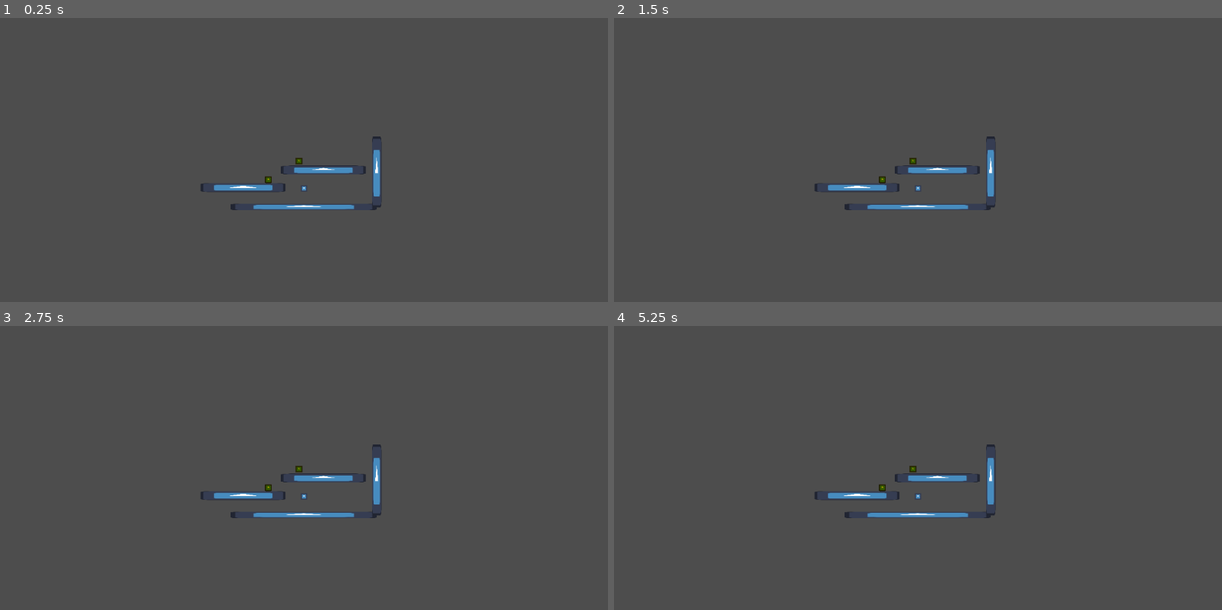
Above: before the commit, frames 1-4 (two rows, left to right).
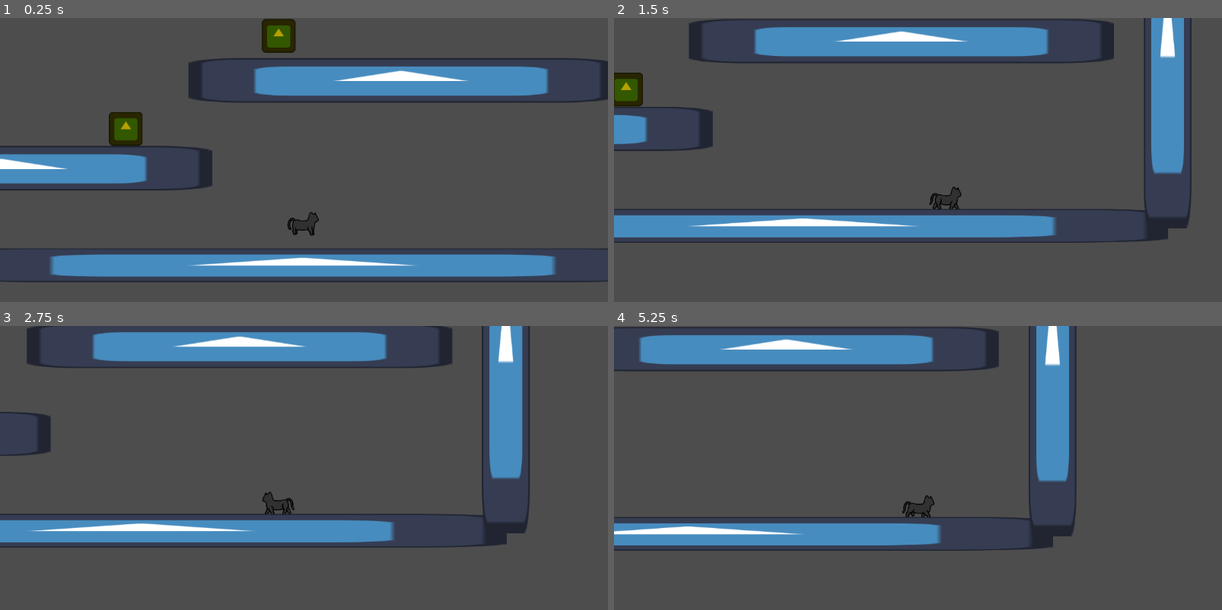
Above: after the commit, the same moments.

Repository: fuzzlea/5-Day-Game-Challenge
Game: Godot game, scene res://Scenes/Test/test.tscn
Same seed, same stepped clock (60 frames per second), same inputs: the game is played once before the commit and once after it. The engine's default icon, where the game draws it, is replaced by a stand-in: a white triangle on a blue panel in a dark square.
Inputs:
- Up to frame 1 (0.25 s): no input
- Up to frame 2 (1.5 s): hold D (Player-MoveRight) from 0.53 s (still down); tap K (Player-Range) at 0.6 s; tap Space (Player-Jump) at 0.77 s; tap J (Player-Mele) at 1.35 s
- Up to frame 3 (2.75 s): tap Space (Player-Jump) at 1.52 s; tap K (Player-Range) at 1.55, 2.1 s; release D (Player-MoveRight) at 2.03 s; hold A (Player-MoveLeft) from 2.03 s (still down)
- Up to frame 4 (5.25 s): release A (Player-MoveLeft) at 2.78 s; hold D (Player-MoveRight) 2.78-4.28 s; tap K (Player-Range) at 2.85, 3.8, 4.35, 5.1 s; tap Space (Player-Jump) at 3.02, 3.77, 4.52 s; tap J (Player-Mele) at 3.6 s; hold A (Player-MoveLeft) 4.28-5.03 s; hold D (Player-MoveRight) from 5.03 s (still down)

The runs differ from the first frame. In frame 1, 20% of the frame differs, in the area x 0-100%, y 0-94%; in frame 2, 20%; in frame 3, 18%; in frame 4, 16%.
Error before the commit: Parse Error: Identifier "Health" not declared in the current scope. (res://Scripts/Player/Player.gd:76)

Commit message:
Car Animate

Diff:
--- a/Scenes/Player/Player.tscn
+++ b/Scenes/Player/Player.tscn
@@ -1,32 +1,75 @@
-[gd_scene load_steps=6 format=3 uid="uid://b7f82nkhwhmd"]
+[gd_scene load_steps=11 format=3 uid="uid://b7f82nkhwhmd"]
 
 [ext_resource type="Script" uid="uid://ck0bwvrxp2hax" path="res://Scripts/Player/Player.gd" id="1_gntrk"]
 [ext_resource type="Texture2D" uid="uid://bts5m8t70a5ms" path="res://icon.svg" id="1_rpqav"]
+[ext_resource type="Texture2D" uid="uid://kekgjs1q28ua" path="res://Assets/kitty sprite.png" id="2_ude3g"]
 [ext_resource type="PackedScene" uid="uid://bf3i6rha1s7dd" path="res://Scenes/Components/BodyComponent.tscn" id="3_h54ih"]
 
+[sub_resource type="AtlasTexture" id="AtlasTexture_t26db"]
+atlas = ExtResource("2_ude3g")
+region = Rect2(0, 0, 150, 150)
+
+[sub_resource type="AtlasTexture" id="AtlasTexture_jmcll"]
+atlas = ExtResource("2_ude3g")
+region = Rect2(150, 0, 150, 150)
+
+[sub_resource type="AtlasTexture" id="AtlasTexture_4wape"]
+atlas = ExtResource("2_ude3g")
+region = Rect2(300, 0, 150, 150)
+
+[sub_resource type="SpriteFrames" id="SpriteFrames_4wape"]
+animations = [{
+"frames": [{
+"duration": 1.0,
+"texture": SubResource("AtlasTexture_t26db")
+}],
+"loop": true,
+"name": &"idle",
+"speed": 5.0
+}, {
+"frames": [{
+"duration": 1.0,
+"texture": SubResource("AtlasTexture_jmcll")
+}, {
+"duration": 1.0,
+"texture": SubResource("AtlasTexture_4wape")
+}],
+"loop": true,
+"name": &"run",
+"speed": 6.0
+}]
+
 [sub_resource type="CapsuleShape2D" id="CapsuleShape2D_qbkls"]
-radius = 36.0
-height = 140.0
+radius = 15.3
+height = 108.0
 
 [sub_resource type="RectangleShape2D" id="RectangleShape2D_ude3g"]
-size = Vector2(122, 120)
+size = Vector2(93, 84)
 
 [node name="Player" type="CharacterBody2D" node_paths=PackedStringArray("c_BodyComponent")]
 script = ExtResource("1_gntrk")
 c_BodyComponent = NodePath("BodyComponent")
 
+[node name="AnimatedSprite2D" type="AnimatedSprite2D" parent="."]
+sprite_frames = SubResource("SpriteFrames_4wape")
+animation = &"run"
+
 [node name="Sprite2D" type="Sprite2D" parent="."]
+visible = false
 texture = ExtResource("1_rpqav")
 
 [node name="CollisionShape2D" type="CollisionShape2D" parent="."]
+position = Vector2(0, 53.89)
+rotation = -1.57079
 shape = SubResource("CapsuleShape2D_qbkls")
 
 [node name="Camera2D" type="Camera2D" parent="."]
-zoom = Vector2(0.1, 0.1)
+zoom = Vector2(0.5, 0.5)
 position_smoothing_enabled = true
 
 [node name="BodyComponent" parent="." instance=ExtResource("3_h54ih")]
 
 [node name="CollisionShape2D" type="CollisionShape2D" parent="BodyComponent"]
+position = Vector2(4.5, 29)
 shape = SubResource("RectangleShape2D_ude3g")
 debug_color = Color(0.704814, 0.401093, 0.728658, 0.42)
--- a/Scripts/Player/Player.gd
+++ b/Scripts/Player/Player.gd
@@ -28,9 +28,11 @@
 # Exports
 
 @export_subgroup("Init Stats")
-@export var InitHealth: float = 100.0
-@export var InitMeleDamage: float = 10.0
-@export var InitRangedDamage: float = 5.0
+@export var Health: float = 100.0
+@export var MeleDamage: float = 10.0
+@export var MeleDamageRadius : float = 100.0
+@export var RangedDamage: float = 5.0
+@export var RangedBullet : String = "Regular"
 
 @export_subgroup("Components")
 @export var c_BodyComponent: BodyComponent
@@ -43,11 +45,14 @@
 var ranged_cooldown = 0
 var ranged_cooldown_threshold = 0.15
 
+# Animation
+
+var current_animation = "idle"
 
 # Movement
 
-var speed = 1250.0
-var jump_force = -1250.0
+var speed = 600.0
+var jump_force = -1000.0
 var accel = 0.25
 var dir = 1
 var prevDir = 1
@@ -132,7 +137,7 @@
 
 	get_tree().current_scene.add_child(newBullet)
 
-	newBullet.create(self, self.position, prevDir)
+	newBullet.create(self, self.position + Vector2(prevDir * 50.0, 0), prevDir)
 
 # Movement
 
@@ -180,12 +185,28 @@
 	dir = Input.get_axis("Player-MoveLeft", "Player-MoveRight")
 
 	if dir:
+
 		prevDir = dir
 		velocity.x = lerp(velocity.x, dir * speed, accel)
+
+		if dir == -1: $AnimatedSprite2D.flip_h = true
+		else: $AnimatedSprite2D.flip_h = false
 	else:
 		velocity.x = lerp(velocity.x, dir * speed, accel)
 
 #
+
+# Animations
+
+func handle_animations():
+
+	if dir == 0 and is_on_floor():
+		current_animation = "idle"
+	elif dir != 0 and is_on_floor():
+		current_animation = "run"
+
+	$AnimatedSprite2D.animation = current_animation
+	$AnimatedSprite2D.play()
 
 ## Connectors
 
@@ -194,6 +215,7 @@
 func _physics_process(delta: float) -> void:
 	handle_movement(delta)
 	handle_inputs(delta)
+	handle_animations()
 
 	move_and_slide()
 
